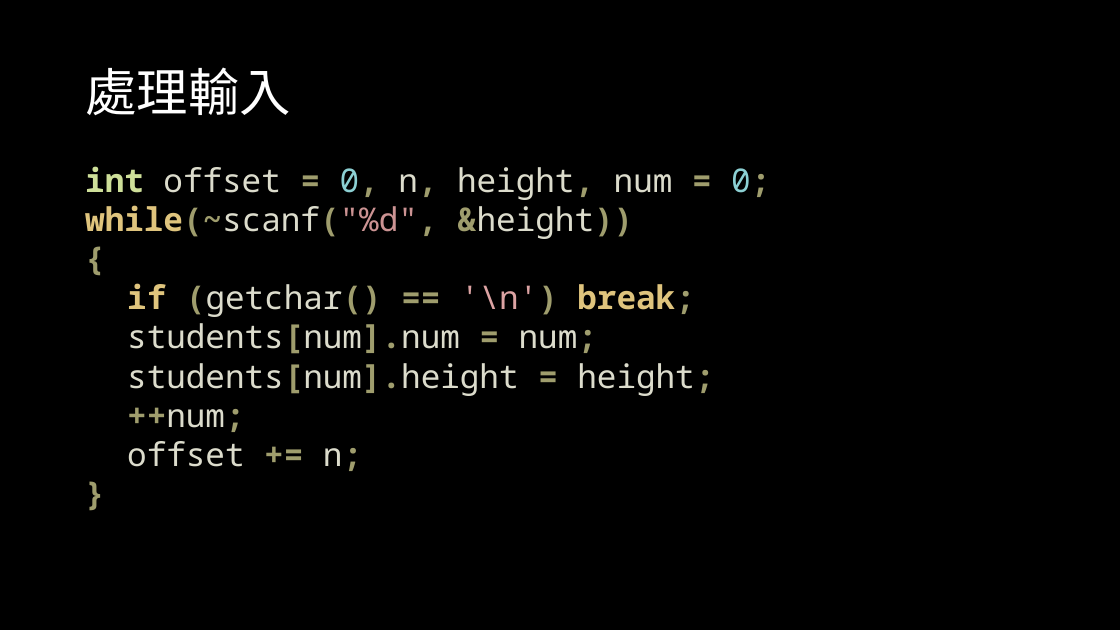
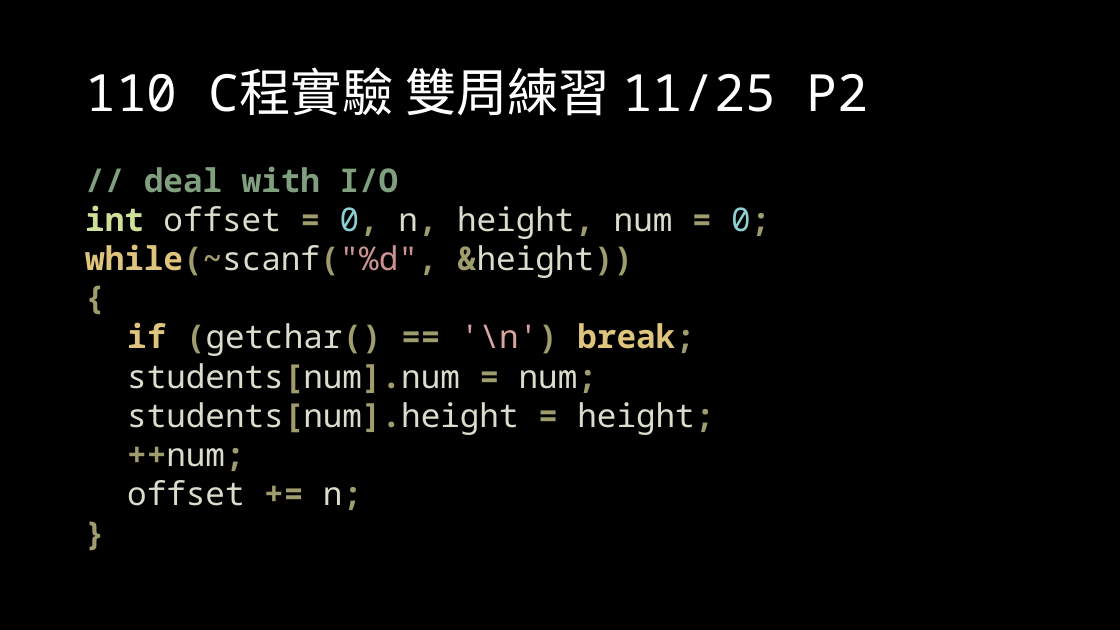
Before and after one commit to OEmiliatanO/those_c_prog_didnt_teach, a slide deck: slide 67 of Ch1/Ch1-basic.pptx (slide 40 before the commit). Drawn at 1120x630 pixels with LibreOffice and Linux fonts; fonts in the diff are those of the drawing. Boxes give left, top, right and bottom in pixels: in the first picture for what was removed or moved away, otherwise in the second. Text is boxed around its words. In the diff, an @@ line names an element or a change of style, - is before the commit and + after.

```diff
--- a/Ch1/Ch1-basic.pptx
+++ b/Ch1/Ch1-basic.pptx
@@ title at (85,67,869,116): text changed; font Noto Sans CJK SC to Noto Sans Mono @@
-處理輸入
+110 C程實驗 雙周練習 11/25 P2
@@ text at (144,166,399,193): paragraph added @@
+// deal with I/O
```
Also in this commit, not shown: 4 other slides changed, 33 slides added, 3 other files.
